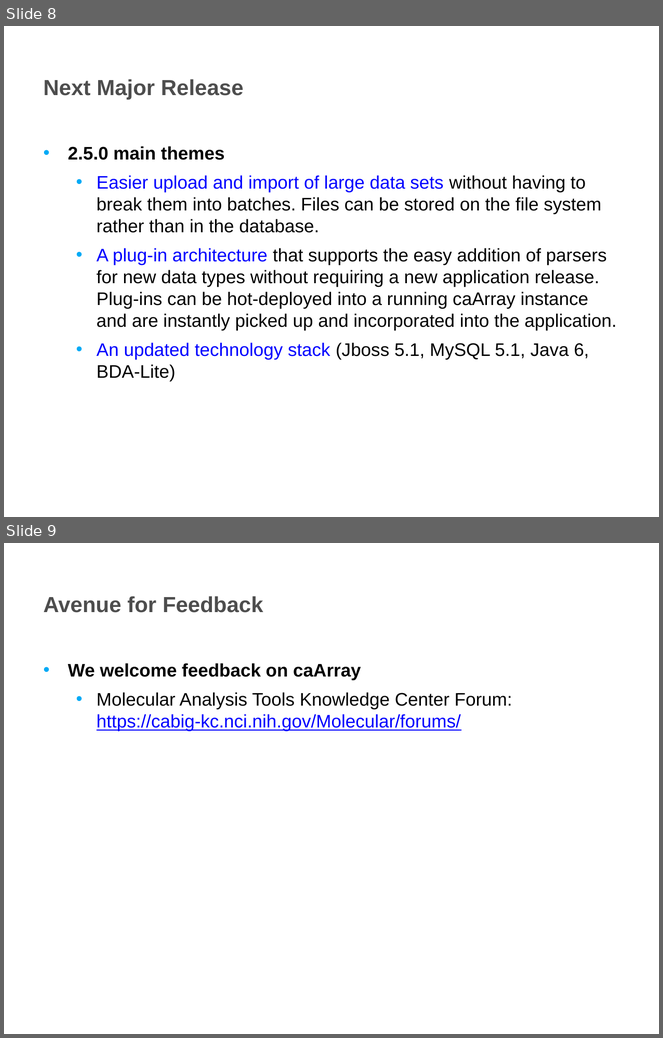
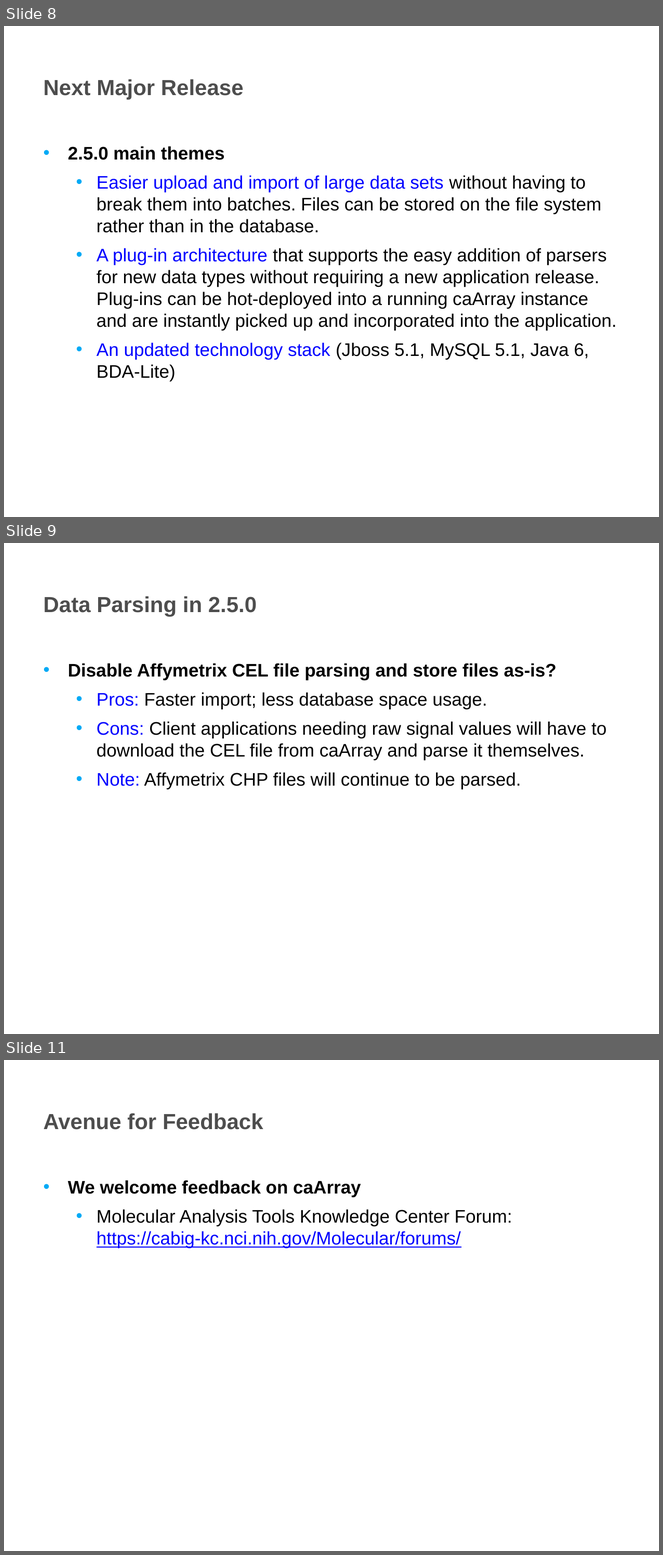
Before and after one commit to NCIP/caarray-docs, a slide deck: project_management/open_meetings/ICR_WS_Meeting_2011_10_12.pptx. Shown one above the other, each under a label of ours: slides 8 and 9 before the commit, slides 8, 9 and 11 after it; the slides between them are not shown. The pictures are 663x1038 and 663x1555 pixels, drawn with LibreOffice and Linux fonts; fonts in the diff are those of the drawing; background and template pictures are left out. Boxes give left, top, right and bottom in pixels: in the first picture for what was removed or moved away, otherwise in the second. Text is boxed around its words. In the diff, an @@ line names an element or a change of style, - is before the commit and + after.

Commit message:
Added Zhong's slide and Affy CEL parsing slide.

```diff
--- a/project_management/open_meetings/ICR_WS_Meeting_2011_10_12.pptx
+++ b/project_management/open_meetings/ICR_WS_Meeting_2011_10_12.pptx
@@ slide 9 added at <box>4,543,659,1034</box>, background #FFFFFF; not listed: 1 template element that a slide beside it also shows @@
@@ title added at <box>44,596,257,616</box>, 24 pt, text #4D4D4D, bold @@
+Data Parsing in 2.5.0
@@ text added at <box>68,663,607,789</box>, 20 pt, text #000000 @@
+• Disable Affymetrix CEL file parsing and store files as-is?
+  • Pros: Faster import; less database space usage.
+  • Cons: Client applications needing raw signal values will have to download the CEL file from caArray and parse it themselves.
+  • Note: Affymetrix CHP files will continue to be parsed.
@@ what was slide 9 is now slide 11 @@
```
Also in this commit, not shown: 1 other slide added.
